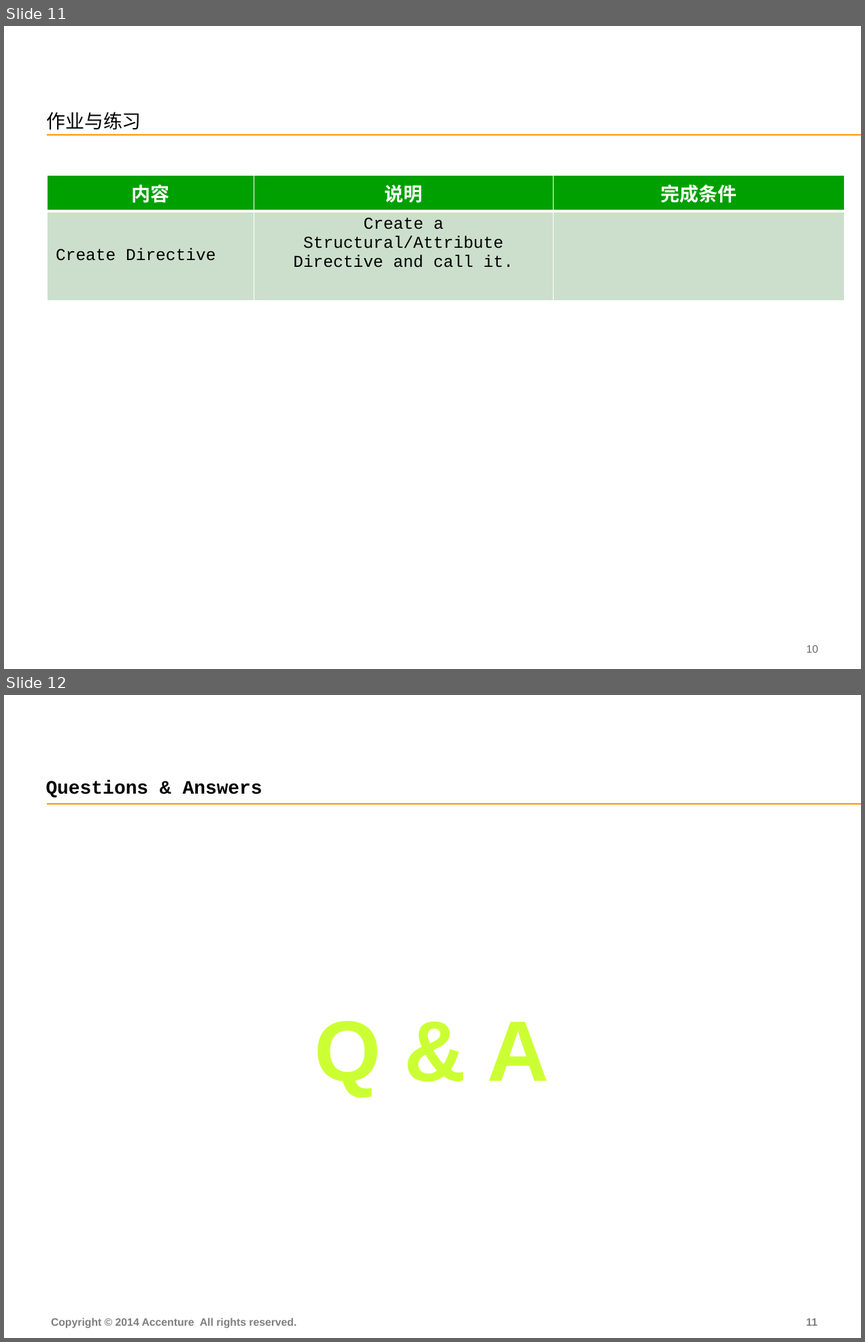
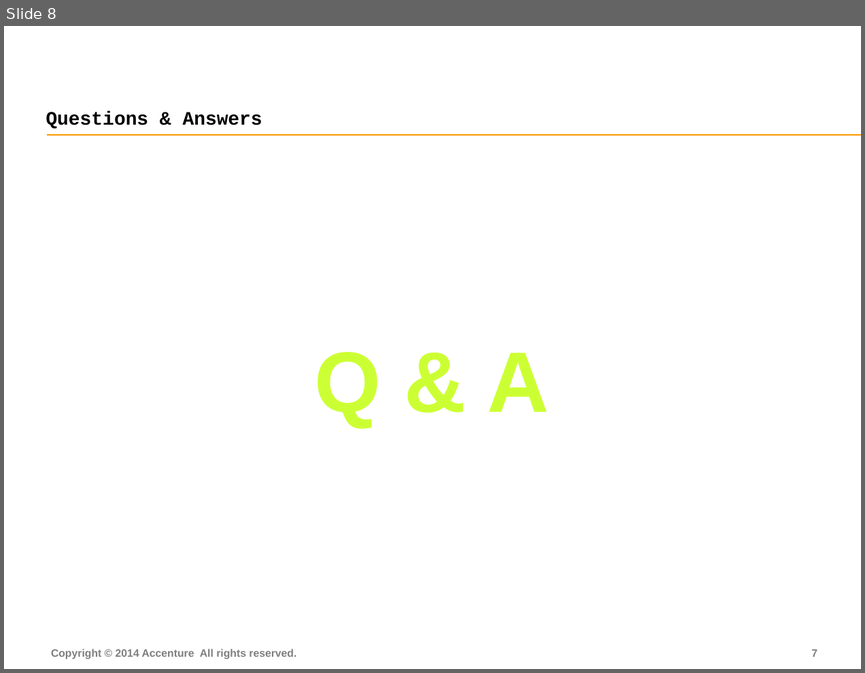
Before and after one commit to FS-Angular-Interest-Group/AngularTraining, a slide deck: PPT/10-Accenture-FS-Animation.pptx. Shown one above the other, each under a label of ours: slides 11 and 12 before the commit, slide 8 after it. The pictures are 865x1342 and 865x673 pixels, drawn with LibreOffice and Linux fonts; fonts in the diff are those of the drawing. Boxes give left, top, right and bottom in pixels: in the first picture for what was removed or moved away, otherwise in the second. Text is boxed around its words. In the diff, an @@ line names an element or a change of style, - is before the commit and + after.

```diff
--- a/PPT/10-Accenture-FS-Animation.pptx
+++ b/PPT/10-Accenture-FS-Animation.pptx
@@ slide 11 removed at box(4, 26, 861, 669), background #FFFFFF; not listed: 1 template element that a slide beside it also shows @@
@@ title removed at box(46, 112, 141, 130) @@
-作业与练习
@@ table removed at box(47, 175, 844, 276), 2 rows, 3 columns @@
-内容 | 说明 | 完成条件
-Create Directive | Create a Structural/Attribute Directive and call it. | 
@@ page number removed at box(806, 645, 819, 652) @@
-10
@@ what was slide 12 is now slide 8 @@
@@ page number at box(811, 649, 817, 656): text changed @@
-11
+7
```
Also in this commit, not shown: 3 slides changed, 4 slides added, 7 other slides removed.
